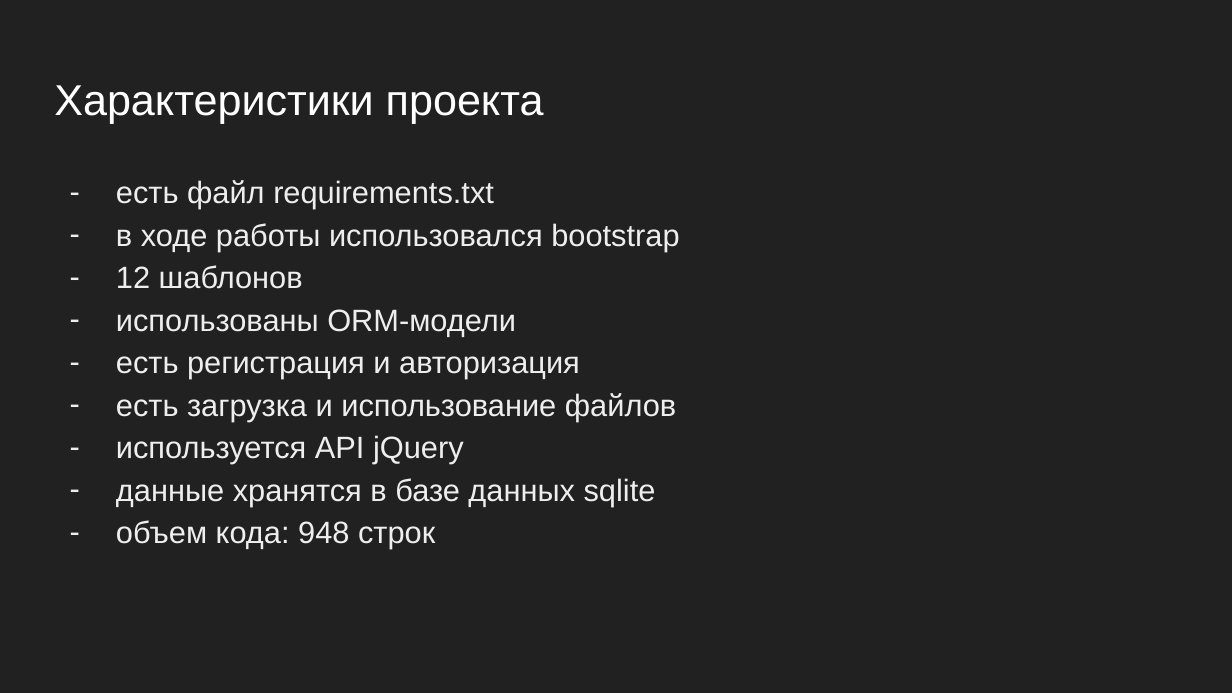
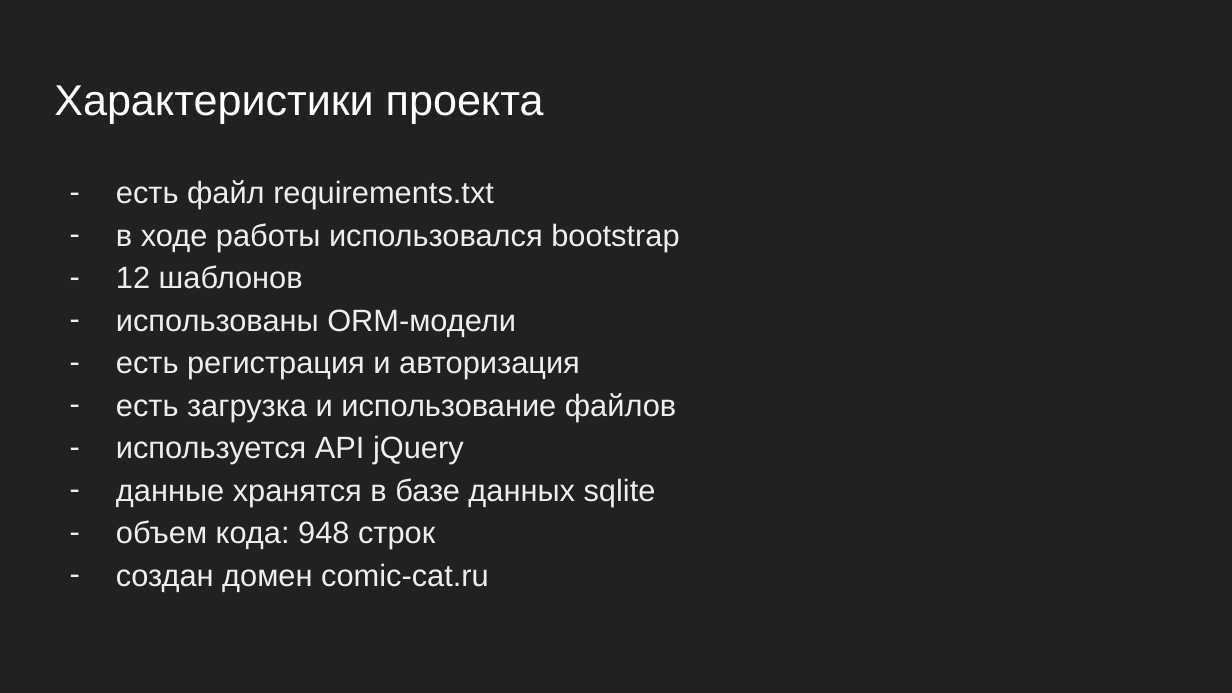
Before and after one commit to som-thing/comic-cat, a slide deck: slide 3 of Мамонова.pptx. Drawn at 1232x693 pixels with LibreOffice and Linux fonts; fonts in the diff are those of the drawing. Boxes give left, top, right and bottom in pixels: in the first picture for what was removed or moved away, otherwise in the second. Text is boxed around its words. In the diff, an @@ line names an element or a change of style, - is before the commit and + after.

```diff
--- a/Мамонова.pptx
+++ b/Мамонова.pptx
@@ text at [116, 563, 489, 591]: paragraph added @@
+– cоздан домен comic-cat.ru
```
Also in this commit, not shown: 1 other file.
